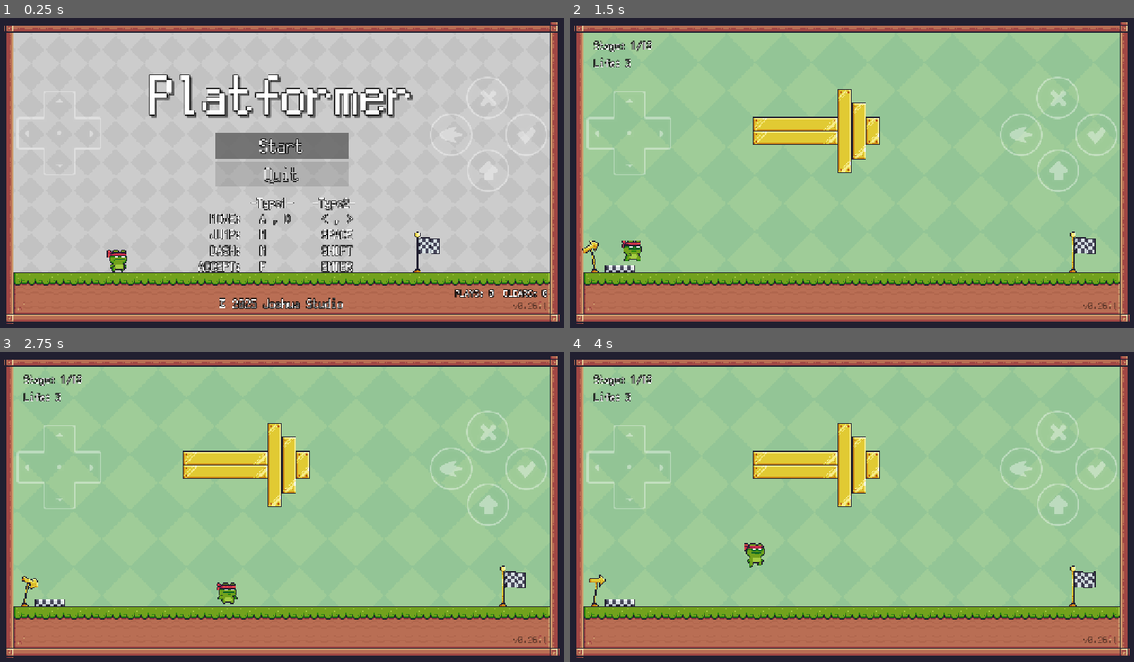
Above: before the commit, frames 1-4 (two rows, left to right).
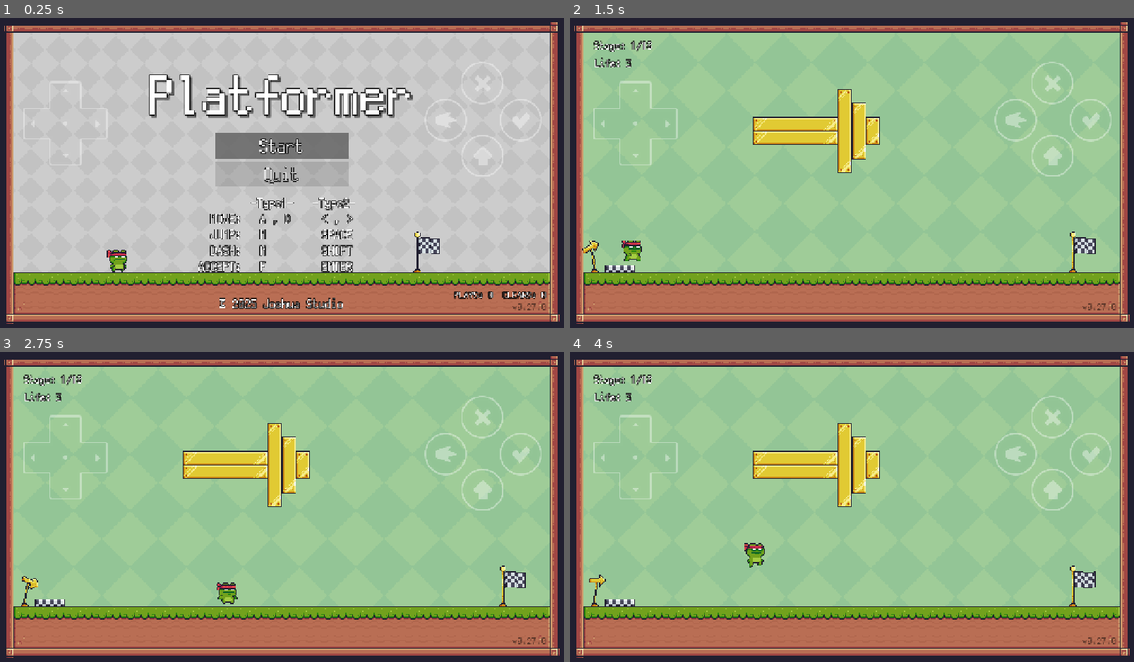
Above: after the commit, the same moments.

Repository: joshuafolkken/godot-2d-platformer
Game: Godot game, scene res://scenes/title.tscn
Same seed, same stepped clock (60 frames per second), same inputs: the game is played once before the commit and once after it.
Inputs:
- Up to frame 1 (0.25 s): no input
- Up to frame 2 (1.5 s): click "Start" at 0.5 s; hold D (right) from 1.28 s (still down); tap Shift (dash) at 1.35 s
- Up to frame 3 (2.75 s): keep holding D (right); tap Space (jump) at 1.52, 2.27 s; tap F (interact) at 2.1 s
- Up to frame 4 (4 s): release D (right) at 2.78 s; hold A (left) 2.78-3.53 s; tap Shift (dash) at 2.85 s; hold D (right) from 3.53 s (still down); tap F (interact) at 3.6 s; tap Space (jump) at 3.77 s

The runs differ from the first frame. In frame 1, 0.4% of the frame differs, in the area x 80-97%, y 87-95%; in frame 2, 2.1%; in frame 3, 2.1%, in the area x 2-97%, y 13-95%; in frame 4, 2.1%.

Commit message:
fullscreen gamepad #174

Diff:
--- a/project.godot
+++ b/project.godot
@@ -11,7 +11,7 @@
 [application]
 
 config/name="Godot 2D Platformer"
-config/version="0.26.1"
+config/version="0.27.0"
 run/main_scene="uid://dfddsmhm3n04y"
 config/features=PackedStringArray("4.4", "Forward Plus")
 config/icon="res://icon.svg"
@@ -35,6 +35,7 @@
 window/size/viewport_width=1280
 window/size/viewport_height=720
 window/stretch/mode="canvas_items"
+window/stretch/aspect="keep_height"
 
 [editor_plugins]
 
@@ -123,3 +124,4 @@
 [rendering]
 
 textures/canvas_textures/default_texture_filter=0
+viewport/transparent_background=true
--- a/scenes/stage_base.tscn
+++ b/scenes/stage_base.tscn
@@ -7,6 +7,7 @@
 [ext_resource type="PackedScene" uid="uid://dhbwng1elwhg8" path="res://scenes/entities/start.tscn" id="6_qo548"]
 [ext_resource type="PackedScene" uid="uid://c2mu03ncq04o1" path="res://scenes/entities/goal.tscn" id="7_3tx44"]
 [ext_resource type="PackedScene" uid="uid://bnfahk087865n" path="res://scenes/ui/background.tscn" id="8_oo08v"]
+[ext_resource type="PackedScene" uid="uid://bh8dp68ghx5if" path="res://scenes/side_mask.tscn" id="9_3e27v"]
 [ext_resource type="PackedScene" uid="uid://byp6x8e3ljl7g" path="res://scenes/ui/version.tscn" id="9_rdlus"]
 [ext_resource type="Texture2D" uid="uid://bkn5m1wjaq541" path="res://assets/Background/Green.png" id="9_u7iro"]
 [ext_resource type="PackedScene" uid="uid://drfk74s8f3rrj" path="res://scenes/ui/hud.tscn" id="10_8xnx5"]
@@ -41,12 +42,35 @@
 
 [node name="CanvasLayer" type="CanvasLayer" parent="."]
 
+[node name="SideMask" parent="CanvasLayer" instance=ExtResource("9_3e27v")]
+
 [node name="Version" parent="CanvasLayer" instance=ExtResource("9_rdlus")]
+anchors_preset = 7
+anchor_left = 0.5
+anchor_top = 1.0
+anchor_right = 0.5
+offset_left = 638.0
+offset_top = 3.0
+offset_right = 638.0
+offset_bottom = 3.0
+grow_vertical = 0
 
 [node name="HUD" parent="CanvasLayer" instance=ExtResource("10_8xnx5")]
 
 [node name="Stage" parent="CanvasLayer" instance=ExtResource("11_rmpb6")]
+anchors_preset = 5
+anchor_left = 0.5
+anchor_right = 0.5
+offset_left = -640.0
+offset_right = -600.0
+grow_horizontal = 2
 
 [node name="Life" parent="CanvasLayer" instance=ExtResource("12_jsntj")]
+anchors_preset = 5
+anchor_left = 0.5
+anchor_right = 0.5
+offset_left = -639.0
+offset_right = -599.0
+grow_horizontal = 2
 
 [node name="VirtualGamepad" parent="CanvasLayer" instance=ExtResource("13_3e27v")]
--- a/scenes/title.tscn
+++ b/scenes/title.tscn
@@ -7,6 +7,7 @@
 [ext_resource type="PackedScene" uid="uid://bgovpw80eie8h" path="res://scenes/entities/player.tscn" id="5_ygloa"]
 [ext_resource type="PackedScene" uid="uid://c2mu03ncq04o1" path="res://scenes/entities/goal.tscn" id="6_6civk"]
 [ext_resource type="PackedScene" uid="uid://byp6x8e3ljl7g" path="res://scenes/ui/version.tscn" id="7_7af2g"]
+[ext_resource type="PackedScene" uid="uid://bh8dp68ghx5if" path="res://scenes/side_mask.tscn" id="7_hiwto"]
 [ext_resource type="PackedScene" uid="uid://cduookxysbg88" path="res://scenes/ui/virtual_gamepad.tscn" id="8_ia1n6"]
 
 [sub_resource type="LabelSettings" id="LabelSettings_0wfyh"]
@@ -69,7 +70,18 @@
 
 [node name="CanvasLayer" type="CanvasLayer" parent="."]
 
+[node name="SideMask" parent="CanvasLayer" instance=ExtResource("7_hiwto")]
+
 [node name="Version" parent="CanvasLayer" instance=ExtResource("7_7af2g")]
+anchors_preset = 7
+anchor_left = 0.5
+anchor_top = 1.0
+anchor_right = 0.5
+offset_left = 638.0
+offset_top = 3.0
+offset_right = 638.0
+offset_bottom = 3.0
+grow_vertical = 0
 
 [node name="MainMenu" type="VBoxContainer" parent="CanvasLayer"]
 anchors_preset = 8
@@ -149,16 +161,16 @@
 label_settings = SubResource("LabelSettings_yql1r")
 
 [node name="ClearCountLabel" type="Label" parent="CanvasLayer"]
-anchors_preset = 3
-anchor_left = 1.0
+anchors_preset = 7
+anchor_left = 0.5
 anchor_top = 1.0
-anchor_right = 1.0
+anchor_right = 0.5
 anchor_bottom = 1.0
-offset_left = -186.0
-offset_top = -92.0
-offset_right = -38.0
-offset_bottom = -67.0
-grow_horizontal = 0
+offset_left = 369.0
+offset_top = -88.0
+offset_right = 600.0
+offset_bottom = -63.0
+grow_horizontal = 2
 grow_vertical = 0
 theme_override_colors/font_color = Color(1, 1, 1, 1)
 theme_override_colors/font_outline_color = Color(0, 0, 0, 1)
--- a/scenes/ui/virtual_gamepad.tscn
+++ b/scenes/ui/virtual_gamepad.tscn
@@ -41,77 +41,75 @@
 [node name="VirtualGamepad" type="Control"]
 modulate = Color(1, 1, 1, 0.376471)
 layout_mode = 3
-anchors_preset = 0
-offset_left = 2.0
-offset_top = 508.0
-offset_right = 2.0
-offset_bottom = 508.0
+anchors_preset = 10
+anchor_right = 1.0
+grow_horizontal = 2
 script = ExtResource("1_e33je")
 
 [node name="Arrows" type="Control" parent="."]
-layout_mode = 3
+layout_mode = 1
 anchors_preset = 0
 offset_left = 36.0
-offset_top = -325.0
+offset_top = 161.0
 offset_right = 76.0
-offset_bottom = -285.0
+offset_bottom = 201.0
 scale = Vector2(1.2, 1.2)
 
 [node name="TextureRect" type="TextureRect" parent="Arrows"]
 layout_mode = 0
-offset_left = 1.0
+offset_left = 13.5
 offset_top = -2.0
-offset_right = 161.0
+offset_right = 173.5
 offset_bottom = 158.0
 texture = SubResource("AtlasTexture_ijgxl")
 stretch_mode = 4
 
 [node name="Left" type="TouchScreenButton" parent="Arrows"]
-position = Vector2(28, 79)
+position = Vector2(40.5, 79)
 scale = Vector2(0.5, 0.5)
 shape = SubResource("CircleShape2D_e33je")
 
 [node name="Right" type="TouchScreenButton" parent="Arrows"]
-position = Vector2(134, 79)
+position = Vector2(146.5, 79)
 scale = Vector2(0.5, 0.5)
 shape = SubResource("CircleShape2D_ijgxl")
 
 [node name="Up" type="TouchScreenButton" parent="Arrows"]
-position = Vector2(82, 25)
+position = Vector2(94.4999, 25)
 rotation = 1.5708
 scale = Vector2(0.5, 0.5)
 shape = SubResource("CircleShape2D_jtbcd")
 
 [node name="Down" type="TouchScreenButton" parent="Arrows"]
-position = Vector2(82, 131)
+position = Vector2(94.5001, 131)
 rotation = 1.5708
 scale = Vector2(0.5, 0.5)
 shape = SubResource("CircleShape2D_t1i1g")
 
 [node name="Buttons" type="Control" parent="."]
-anchors_preset = 0
-offset_left = 928.0
-offset_top = -356.0
-offset_right = 968.0
-offset_bottom = -316.0
+layout_mode = 1
+anchors_preset = 1
+anchor_left = 1.0
+anchor_right = 1.0
+grow_horizontal = 0
 scale = Vector2(1.2, 1.2)
 
 [node name="Dash" type="TouchScreenButton" parent="Buttons"]
-position = Vector2(38, 67)
+position = Vector2(-264.167, 165.833)
 texture_normal = SubResource("AtlasTexture_jtbcd")
 shape = SubResource("CircleShape2D_um0nk")
 
 [node name="Jump" type="TouchScreenButton" parent="Buttons"]
-position = Vector2(108, 135)
+position = Vector2(-194.167, 233.833)
 texture_normal = SubResource("AtlasTexture_t1i1g")
 shape = SubResource("CircleShape2D_um0nk")
 
 [node name="Reset" type="TouchScreenButton" parent="Buttons"]
-position = Vector2(107, -3)
+position = Vector2(-195.167, 95.8333)
 texture_normal = SubResource("AtlasTexture_vrhv4")
 shape = SubResource("CircleShape2D_um0nk")
 
 [node name="Interact" type="TouchScreenButton" parent="Buttons"]
-position = Vector2(180, 67)
+position = Vector2(-122.167, 165.833)
 texture_normal = SubResource("AtlasTexture_eev5s")
 shape = SubResource("CircleShape2D_um0nk")
Not shown: 1 places in scenes/stage_base.tscn that only renumber resources
Not shown: 1 places in scenes/title.tscn that only renumber resources
